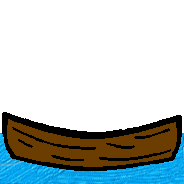
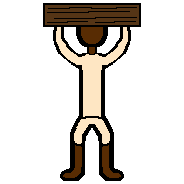
Layer changes from the first 184 x 184 image to the second:
showed group "porter" (13 layers) over bbox(43, 3, 141, 182)
added layer "porter box #1" in group "porter" over bbox(43, 3, 141, 27)
added layer "asian porter #0" in group "porter" over bbox(43, 6, 141, 181)
hid group "vehicles" (15 layers) over bbox(0, 3, 184, 184)
